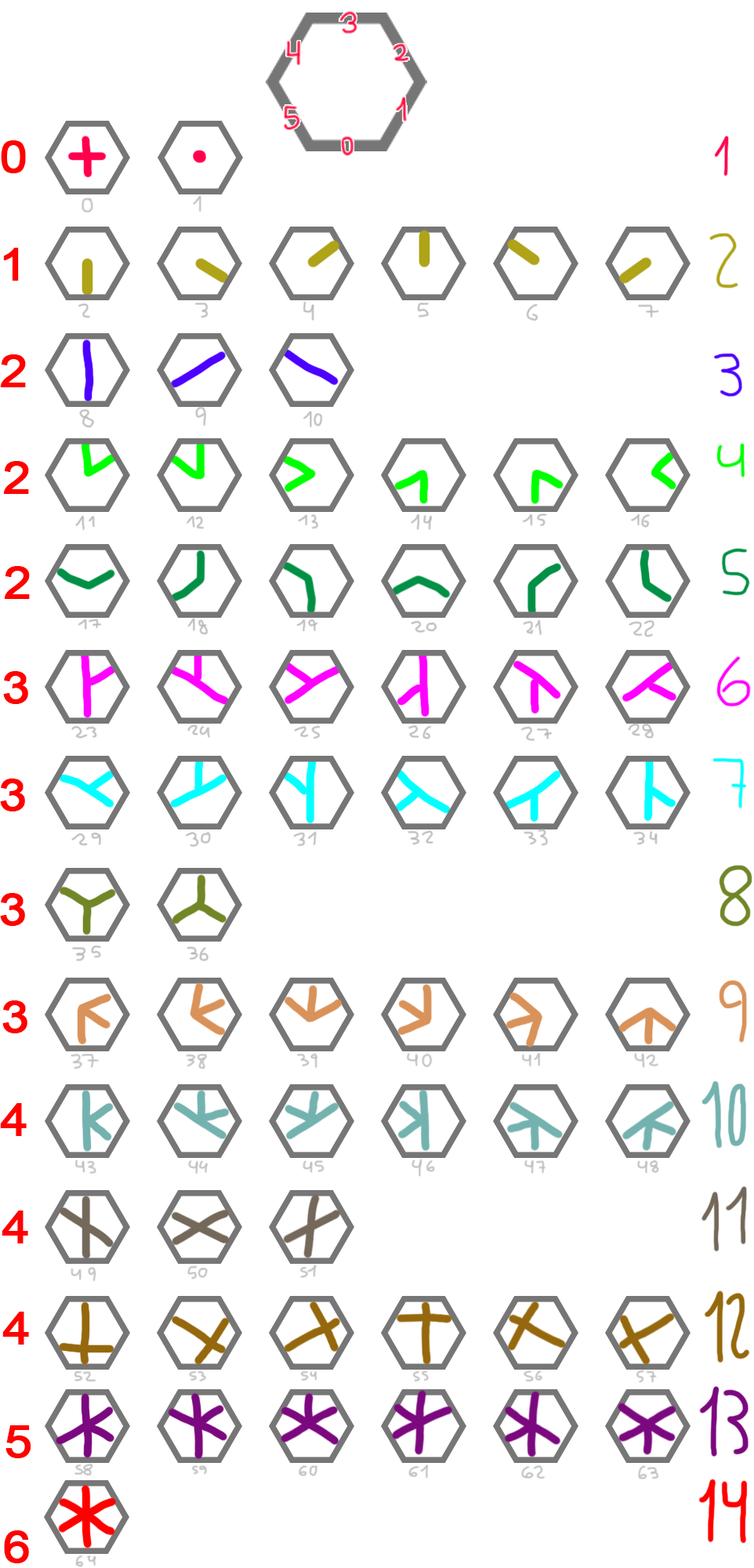
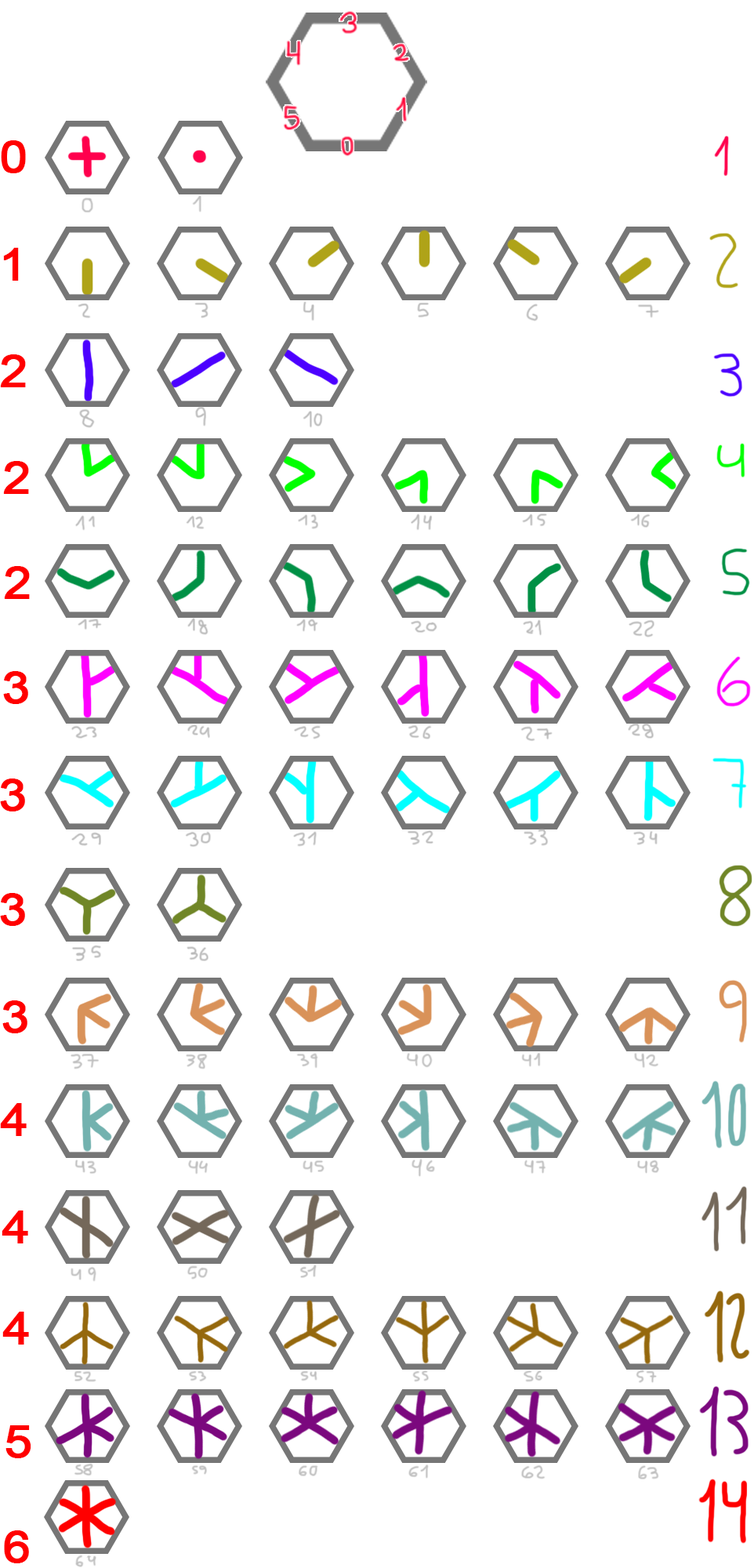
Before/after of a 754x1568 layered artwork. What changed in the layer stack:
renamed "Capa 14 copia 6" to "Capa 18 copia 5", painted on it over (617, 1312, 676, 1365)
renamed "Capa 14 copia 4" to "Capa 18 copia 4", painted on it over (506, 1300, 567, 1353)
renamed "Capa 14 copia 3" to "Capa 18 copia 3", painted on it over (395, 1299, 453, 1365)
renamed "Capa 14 copia 2" to "Capa 18 copia 2", painted on it over (283, 1299, 342, 1353)
renamed "Capa 14 copia" to "Capa 18 copia", painted on it over (170, 1314, 230, 1365)
added layer "Capa 18" above "Capa 14" over (58, 1301, 115, 1366)
hid "Capa 14" over (58, 1301, 115, 1366)
